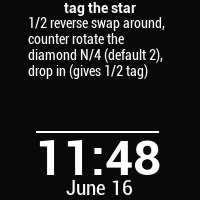
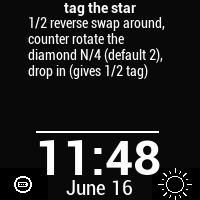
Comparing the layer stacks of the two 200x200 images. Changes:
added layer "Battery Meter 1" above "Weather Icon" over (0, 168, 48, 200)
added layer "Weather Icon" above "..." over (152, 168, 200, 200)
